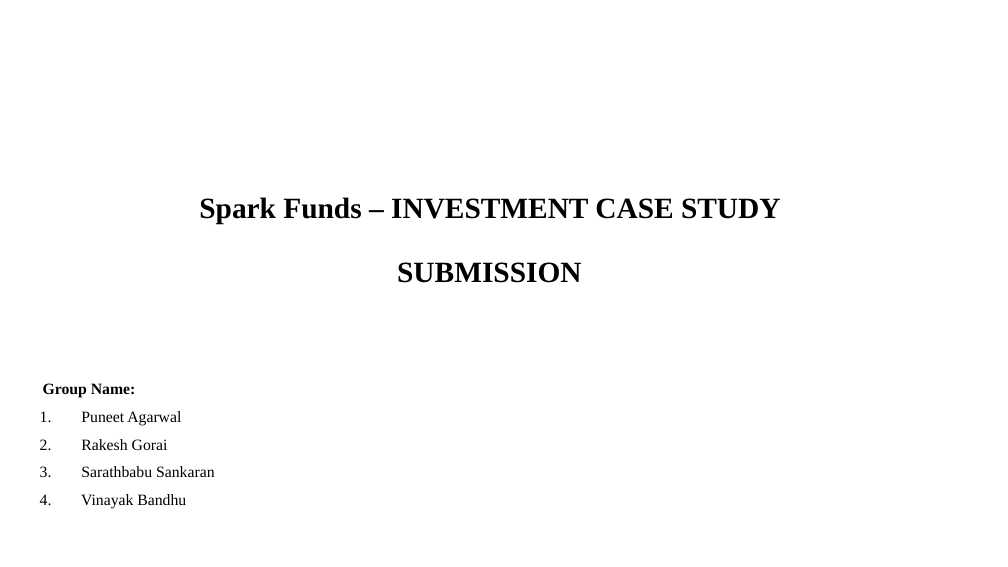
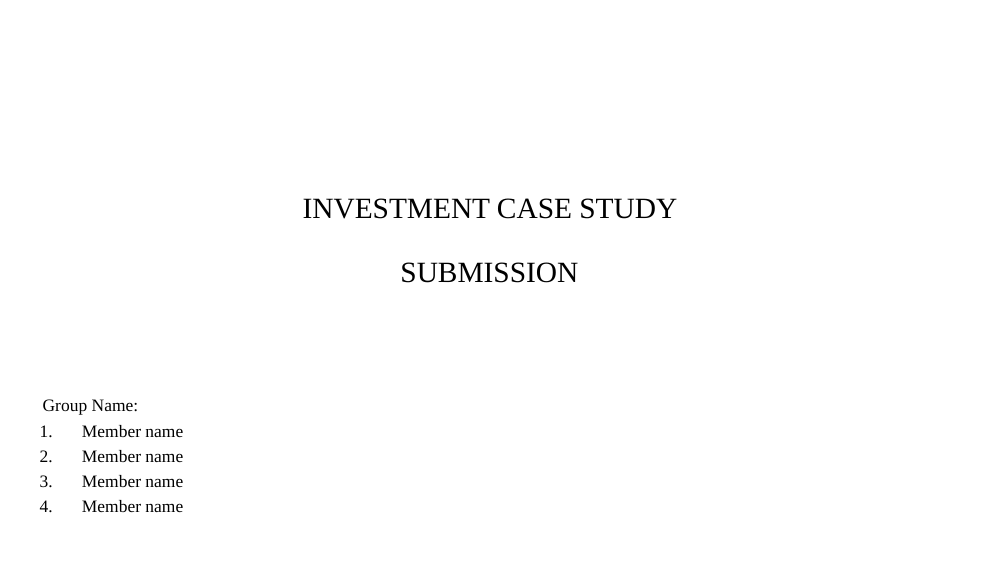
Before and after one commit to rakesgor/InvestmentGroupStudy, a slide deck: slide 1 of Spark Funds Presentation.pptx. Drawn at 1008x567 pixels with LibreOffice and Linux fonts; fonts in the diff are those of the drawing; background and template pictures are left out. Boxes give left, top, right and bottom in pixels: in the first picture for what was removed or moved away, otherwise in the second. Text is boxed around its words. In the diff, an @@ line names an element or a change of style, - is before the commit and + after.

```diff
--- a/Spark Funds Presentation.pptx
+++ b/Spark Funds Presentation.pptx
@@ title at (303, 198, 677, 283): text changed; bold off @@
-Spark Funds – INVESTMENT CASE STUDY
-SUBMISSION
+INVESTMENT CASE STUDY
+SUBMISSION
@@ subtitle "Group Name:": place and size @@
-subtitle "Group Name:" at (43, 383, 215, 508)
+subtitle "Group Name:" at (43, 399, 183, 512)
@@ subtitle at (43, 399, 139, 415): size 15 to 16.6 pt, bold off in "Group Name:"; line spacing 0.9 to 0.7 @@
@@ subtitle at (82, 425, 183, 512): text changed; size 15 to 16.6 pt @@
-1. Puneet Agarwal
-2. Rakesh Gorai
-3. Sarathbabu Sankaran
-4. Vinayak Bandhu
+1. Member name
+2. Member name
+3. Member name
+4. Member name
```
Also in this commit, not shown: 7 other slides changed, 2 slides added, 2 slides removed.
